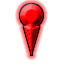
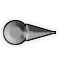
Before/after of a 64×64 layered artwork. What changed in the layer stack:
painted on "Background-highlight" over [3,3,54,54]
painted on "Background-shadow" over [9,9,55,55]
painted on "Background-stroke" over [3,3,56,56]
painted on "Background" over [4,4,55,55]
painted on "Background-outerglow" over [0,0,60,60]
